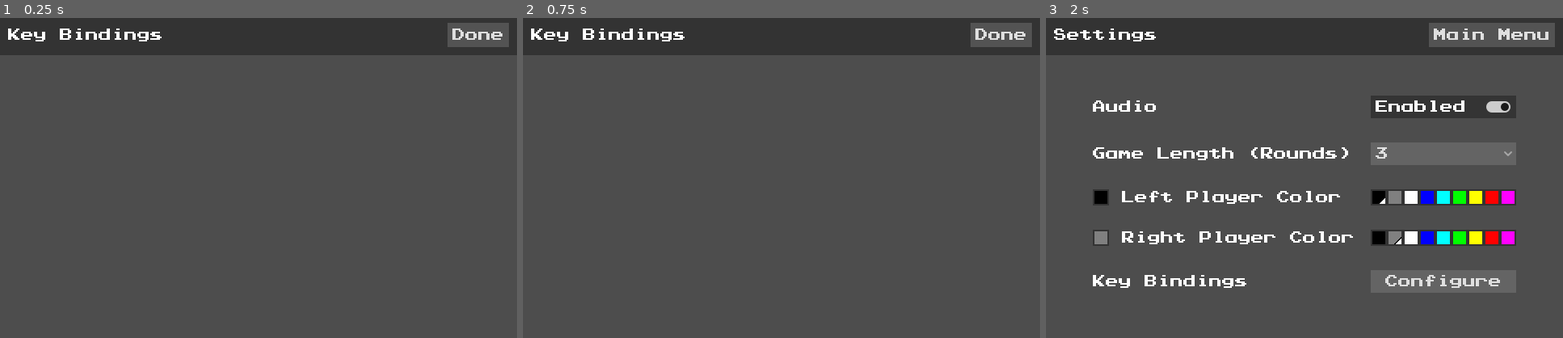
Above: before the commit, frames 1-3 (left to right).
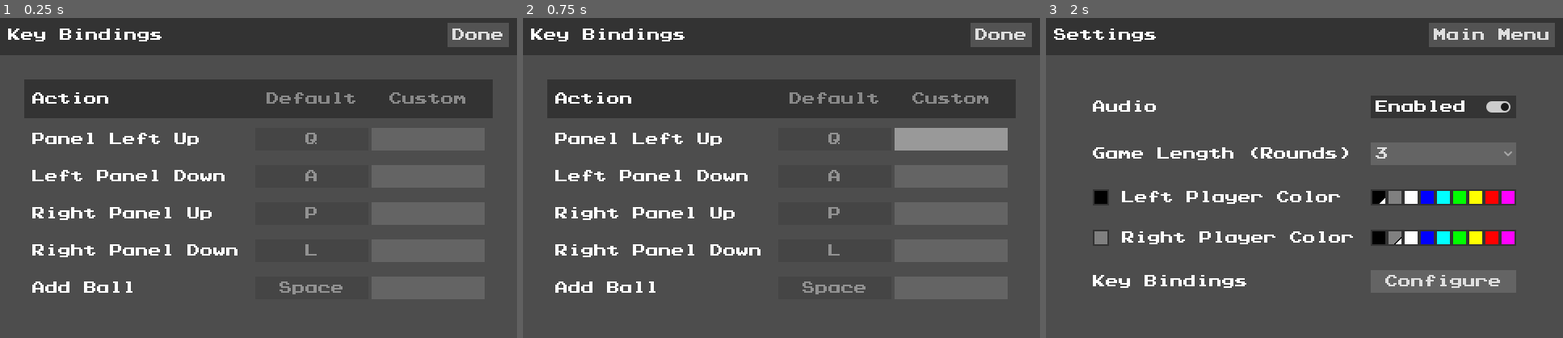
Above: after the commit, the same moments.

Repository: omniuni/Godot_Pong_Gong
Game: Godot game, scene res://Scenes/screen_bindings.tscn
The game is run twice, just before and just after one commit, with the same random seed, the same clock (stepped at 60 frames per second) and the same inputs. This scene is started directly instead of the project's main scene.
Inputs (mouse positions are in pixels of both pictures, inside the frame that each line leads up to):
- Up to frame 1 (0.25 s): no input
- Up to frame 2 (0.75 s): click (952, 139) at 0.52 s
- Up to frame 3 (2 s): click "Done" at 1.25 s

The runs differ from the first frame. In frame 1, 13% of the frame differs, in the area x 4-96%, y 19-87%; in frame 2, 15%; in frame 3, nothing differs.

Commit message:
add rebinding scene and stub out ui

Diff:
--- a/Scenes/screen_bindings.tscn
+++ b/Scenes/screen_bindings.tscn
@@ -1,7 +1,9 @@
-[gd_scene load_steps=3 format=3 uid="uid://bn4l27ughu31f"]
+[gd_scene load_steps=5 format=3 uid="uid://bn4l27ughu31f"]
 
+[ext_resource type="Theme" uid="uid://da2ym3jqvm0nv" path="res://Themes/gflat.tres" id="1_chwgm"]
 [ext_resource type="Script" uid="uid://c2ptecjbn0atj" path="res://Scripts/screen_bindings.gd" id="1_u01nx"]
 [ext_resource type="PackedScene" uid="uid://bmt4wtrc1jkls" path="res://Scenes/ui_bar_top.tscn" id="2_a8bjm"]
+[ext_resource type="PackedScene" uid="uid://b5gpg507p46dq" path="res://Scenes/ui_rebinder.tscn" id="4_joiu2"]
 
 [node name="ScreenBindings" type="Control"]
 layout_mode = 3
@@ -10,6 +12,7 @@
 anchor_bottom = 1.0
 grow_horizontal = 2
 grow_vertical = 2
+theme = ExtResource("1_chwgm")
 script = ExtResource("1_u01nx")
 
 [node name="BarTop" parent="." instance=ExtResource("2_a8bjm")]
@@ -18,4 +21,74 @@
 Show_Menu_Button = false
 Action_Two = "Done"
 
+[node name="CenterContainer" type="CenterContainer" parent="."]
+layout_mode = 1
+anchors_preset = 10
+anchor_right = 1.0
+offset_top = 80.0
+offset_bottom = 358.0
+grow_horizontal = 2
+
+[node name="VBoxContainer" type="VBoxContainer" parent="CenterContainer"]
+custom_minimum_size = Vector2(580, 0)
+layout_mode = 2
+theme_override_constants/separation = 6
+
+[node name="PanelContainer" type="PanelContainer" parent="CenterContainer/VBoxContainer"]
+layout_mode = 2
+
+[node name="MarginContainer" type="MarginContainer" parent="CenterContainer/VBoxContainer/PanelContainer"]
+layout_mode = 2
+theme_override_constants/margin_left = 10
+theme_override_constants/margin_top = 10
+theme_override_constants/margin_right = 10
+theme_override_constants/margin_bottom = 10
+
+[node name="HBoxContainer" type="HBoxContainer" parent="CenterContainer/VBoxContainer/PanelContainer/MarginContainer"]
+layout_mode = 2
+
+[node name="Label" type="Label" parent="CenterContainer/VBoxContainer/PanelContainer/MarginContainer/HBoxContainer"]
+layout_mode = 2
+text = "Action"
+
+[node name="HBoxContainer" type="HBoxContainer" parent="CenterContainer/VBoxContainer/PanelContainer/MarginContainer/HBoxContainer"]
+layout_mode = 2
+size_flags_horizontal = 3
+alignment = 2
+
+[node name="Button" type="Button" parent="CenterContainer/VBoxContainer/PanelContainer/MarginContainer/HBoxContainer/HBoxContainer"]
+custom_minimum_size = Vector2(140, 0)
+layout_mode = 2
+disabled = true
+text = "Default"
+
+[node name="Button2" type="Button" parent="CenterContainer/VBoxContainer/PanelContainer/MarginContainer/HBoxContainer/HBoxContainer"]
+custom_minimum_size = Vector2(140, 0)
+layout_mode = 2
+disabled = true
+text = "Custom"
+
+[node name="UiRebinderLPU" parent="CenterContainer/VBoxContainer" instance=ExtResource("4_joiu2")]
+layout_mode = 2
+Action_to_Rebind = "Panel Left Up"
+
+[node name="UiRebinderLPD" parent="CenterContainer/VBoxContainer" instance=ExtResource("4_joiu2")]
+layout_mode = 2
+Action_to_Rebind = "Panel Left Down"
+Action_Name = "Left Panel Down"
+
+[node name="UiRebinderRPU" parent="CenterContainer/VBoxContainer" instance=ExtResource("4_joiu2")]
+layout_mode = 2
+Action_to_Rebind = "Panel Right Up"
+Action_Name = "Right Panel Up"
+
+[node name="UiRebinderRPD" parent="CenterContainer/VBoxContainer" instance=ExtResource("4_joiu2")]
+layout_mode = 2
+Action_to_Rebind = "Panel Right Down"
+Action_Name = "Right Panel Down"
+
+[node name="UiRebinderAB" parent="CenterContainer/VBoxContainer" instance=ExtResource("4_joiu2")]
+layout_mode = 2
+Action_to_Rebind = "Add Ball"
+
 [connection signal="On_Secondary_Action" from="BarTop" to="." method="_on_bar_top_on_secondary_action"]
--- a/Scenes/ui_bar_top.tscn
+++ b/Scenes/ui_bar_top.tscn
@@ -23,7 +23,6 @@
 [node name="MarginContainer" type="MarginContainer" parent="PanelContainer"]
 custom_minimum_size = Vector2(0, 50)
 layout_mode = 2
-theme = ExtResource("1_tjyla")
 theme_override_constants/margin_left = 10
 theme_override_constants/margin_top = 10
 theme_override_constants/margin_right = 10
--- /dev/null
+++ b/Scenes/ui_rebinder.tscn
@@ -0,0 +1,48 @@
+[gd_scene load_steps=3 format=3 uid="uid://b5gpg507p46dq"]
+
+[ext_resource type="Theme" uid="uid://da2ym3jqvm0nv" path="res://Themes/gflat.tres" id="1_u6rj5"]
+[ext_resource type="Script" uid="uid://bqp80mdrxxv1i" path="res://Scripts/ui_rebinder.gd" id="2_m4dyx"]
+
+[node name="UiRebinder" type="Control"]
+custom_minimum_size = Vector2(0, 40)
+layout_mode = 3
+anchors_preset = 10
+anchor_right = 1.0
+grow_horizontal = 2
+theme = ExtResource("1_u6rj5")
+script = ExtResource("2_m4dyx")
+
+[node name="MarginContainer" type="MarginContainer" parent="."]
+layout_mode = 1
+anchors_preset = 14
+anchor_top = 0.5
+anchor_right = 1.0
+anchor_bottom = 0.5
+offset_top = -18.0
+offset_bottom = 18.0
+grow_horizontal = 2
+grow_vertical = 2
+theme_override_constants/margin_left = 10
+theme_override_constants/margin_top = 10
+theme_override_constants/margin_right = 10
+theme_override_constants/margin_bottom = 10
+
+[node name="HBoxContainer" type="HBoxContainer" parent="MarginContainer"]
+layout_mode = 2
+
+[node name="Label" type="Label" parent="MarginContainer/HBoxContainer"]
+layout_mode = 2
+
+[node name="HBoxContainer" type="HBoxContainer" parent="MarginContainer/HBoxContainer"]
+layout_mode = 2
+size_flags_horizontal = 3
+alignment = 2
+
+[node name="ButtonDefault" type="Button" parent="MarginContainer/HBoxContainer/HBoxContainer"]
+custom_minimum_size = Vector2(140, 0)
+layout_mode = 2
+disabled = true
+
+[node name="ButtonCustom" type="Button" parent="MarginContainer/HBoxContainer/HBoxContainer"]
+custom_minimum_size = Vector2(140, 0)
+layout_mode = 2
--- /dev/null
+++ b/Scripts/ui_rebinder.gd
@@ -0,0 +1,38 @@
+extends Control
+
+@export var Action_to_Rebind: String = "":
+	set(value):
+		Action_to_Rebind = value
+		_ready()
+		pass
+
+@export var Action_Name: String = "":
+	set(value):
+		Action_Name = value
+		_ready()
+		pass
+
+func _ready() -> void:
+	var button_default: Button = $MarginContainer/HBoxContainer/HBoxContainer/ButtonDefault
+	var rebinder_label: Label = $MarginContainer/HBoxContainer/Label
+	rebinder_label.text = ""
+
+	InputMap.load_from_project_settings()
+
+	for action in InputMap.get_actions():
+		if action == Action_to_Rebind:
+			rebinder_label.text = action
+			var input_events = InputMap.action_get_events(action)
+			var input_list = ""
+			for input_event in input_events:
+				input_list+=input_event.as_text().replace("(Physical)", "")+", "
+				pass
+			button_default.text = input_list.trim_suffix(", ").strip_edges()
+		pass
+
+	if not Action_Name.is_empty():
+		rebinder_label.text = Action_Name
+
+
+
+	pass
--- a/project.godot
+++ b/project.godot
@@ -364,6 +364,11 @@
 "events": [Object(InputEventKey,"resource_local_to_scene":false,"resource_name":"","device":-1,"window_id":0,"alt_press …(192 unchanged characters)…
 ]
 }
+"Add Ball"={
+"deadzone": 0.2,
+"events": [Object(InputEventKey,"resource_local_to_scene":false,"resource_name":"","device":-1,"window_id":0,"alt_pressed":false,"shift_pressed":false,"ctrl_pressed":false,"meta_pressed":false,"pressed":false,"keycode":0,"physical_keycode":32,"key_label":0,"unicode":32,"location":0,"echo":false,"script":null)
+]
+}
 
 [rendering]
 
Not shown, added: Scripts/ui_rebinder.gd.uid
